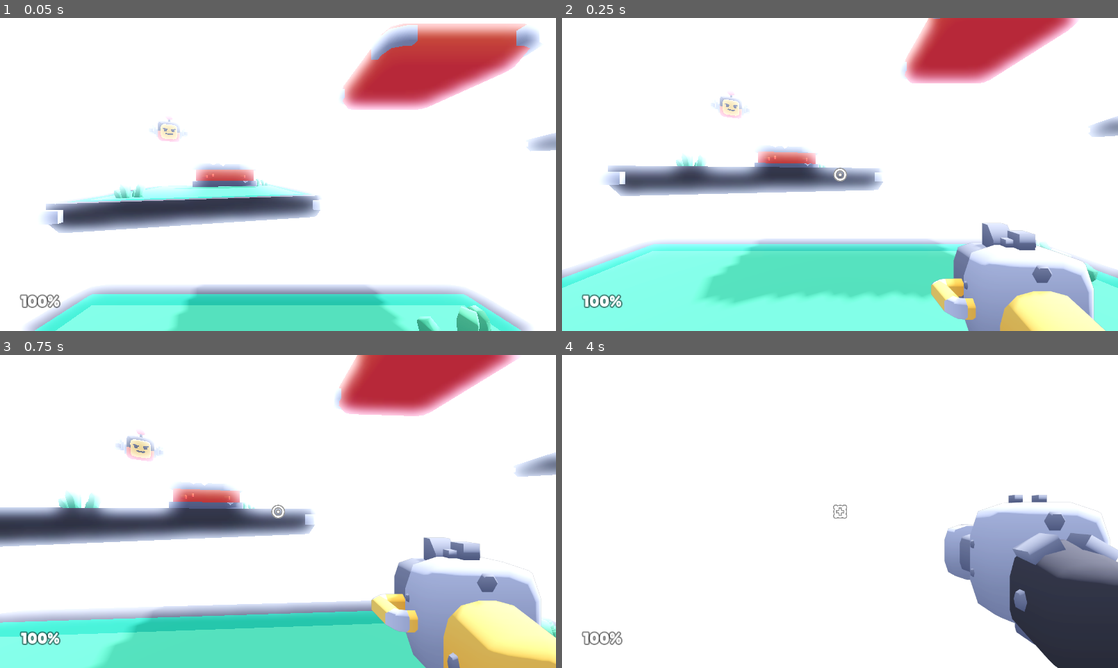
Above: before the commit, frames 1-4 (two rows, left to right).
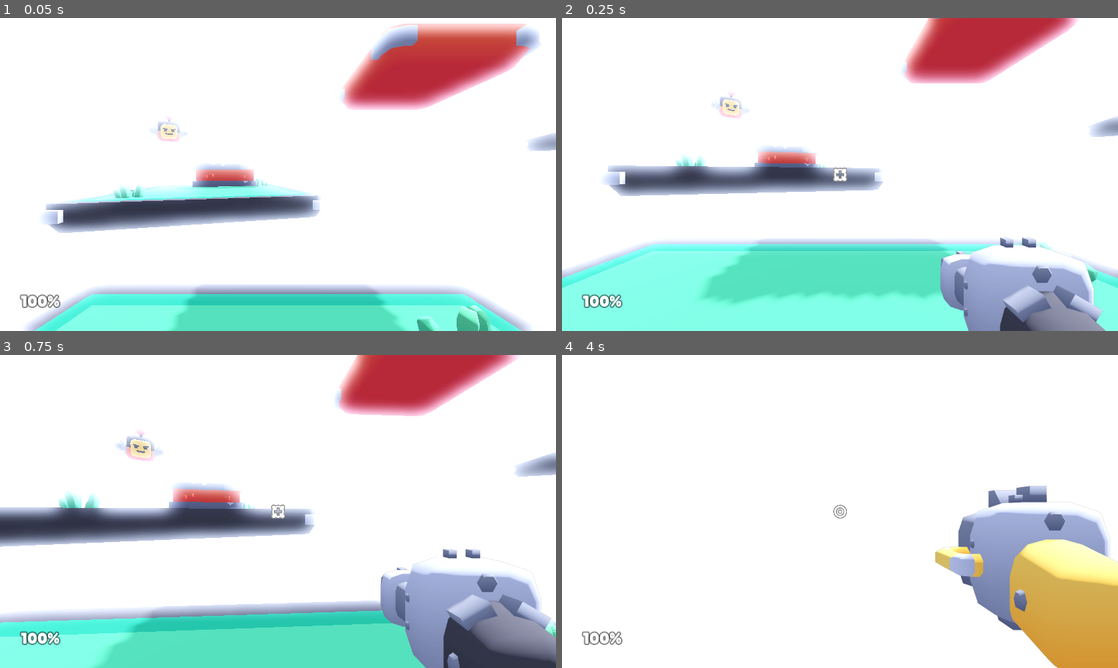
Above: after the commit, the same moments.

Repository: marcospb19/firestone
Game: Godot game, scene res://src/scenes/main.tscn
The game is run twice, just before and just after one commit, with the same random seed, the same clock (stepped at 60 frames per second) and the same inputs.
Inputs (mouse positions are in pixels of both pictures, inside the frame that each line leads up to):
- Up to frame 1 (0.05 s): no input
- Up to frame 2 (0.25 s): no input
- Up to frame 3 (0.75 s): move the mouse to (305, 511) at 0.52 s; hold W (move_forward) from 0.53 s (still down); click (305, 511) at 0.6 s
- Up to frame 4 (4 s): keep holding W (move_forward); tap Space (jump) at 0.77, 1.52, 3.02, 3.77 s; move the mouse to (812, 511) at 1.27 s; tap Q (weapon_toggle) at 1.35, 2.85 s; move the mouse to (851, 505) at 2.02 s; click (851, 505) at 2.1 s; move the mouse to (834, 517) at 2.77 s; move the mouse to (878, 514) at 3.52 s; click (878, 514) at 3.6 s

Frame 1 is identical in both runs. In frame 2, 3.8% of the frame differs, in the area x 48-98%, y 47-100%; in frame 3, 5.6%; in frame 4, 8.7%, in the area x 48-100%, y 41-100%.

Commit message:
refac guns

Diff:
--- a/src/resources/blaster-repeater.tres
+++ b/src/resources/blaster-repeater.tres
@@ -1,19 +1,18 @@
 [gd_resource type="Resource" script_class="Weapon" load_steps=5 format=3 uid="uid://cu2gtxlcmbb34"]
 
-[ext_resource type="Script" path="res://src/scripts/weapon.gd" id="1_l1atd"]
-[ext_resource type="Texture2D" uid="uid://ce3lgq7foiusl" path="res://assets/sprites/crosshair-repeater.png" id="1_rhdjb"]
-[ext_resource type="PackedScene" uid="uid://dd3oln1ucgqpd" path="res://assets/models/blaster-repeater.glb" id="2_bvn0m"]
-[ext_resource type="AudioStream" uid="uid://csdsvg0nh35id" path="res://assets/sounds/blaster_repeater.ogg" id="4_pa5qs"]
+[ext_resource type="Texture2D" uid="uid://ce3lgq7foiusl" path="res://assets/sprites/crosshair-repeater.png" id="1_2tecc"]
+[ext_resource type="PackedScene" uid="uid://dd3oln1ucgqpd" path="res://assets/models/blaster-repeater.glb" id="2_f3kcv"]
+[ext_resource type="Script" path="res://src/scripts/weapon.gd" id="3_qev2x"]
+[ext_resource type="AudioStream" uid="uid://csdsvg0nh35id" path="res://assets/sounds/blaster_repeater.ogg" id="4_i70yh"]
 
 [resource]
-script = ExtResource("1_l1atd")
-model = ExtResource("2_bvn0m")
+script = ExtResource("3_qev2x")
+model = ExtResource("2_f3kcv")
 position = Vector3(0, 0, 0)
-rotation = Vector3(0, 180, 0)
+rotation = Vector3(0, 0, 0)
 muzzle_position = Vector3(0.1, -0.4, 1.5)
 cooldown = 0.1
-damage = 10.0
-spread = 0.5
-shot_count = 1
-sound_shoot = ExtResource("4_pa5qs")
-crosshair = ExtResource("1_rhdjb")
+damage = 25.0
+sound_shoot = ExtResource("4_i70yh")
+volume_db = -2
+crosshair = ExtResource("1_2tecc")
--- a/src/resources/blaster.tres
+++ b/src/resources/blaster.tres
@@ -1,19 +1,18 @@
 [gd_resource type="Resource" script_class="Weapon" load_steps=5 format=3 uid="uid://c56y8pqoyk15f"]
 
-[ext_resource type="Texture2D" uid="uid://2jld33y6h5pq" path="res://assets/sprites/crosshair.png" id="1_bo2kb"]
-[ext_resource type="Script" path="res://src/scripts/weapon.gd" id="2_107w7"]
-[ext_resource type="PackedScene" uid="uid://b2p7bbkuxf7m" path="res://assets/models/blaster.glb" id="2_ddmxj"]
-[ext_resource type="AudioStream" uid="uid://dkftljsbdhwng" path="res://assets/sounds/blaster.ogg" id="4_oenln"]
+[ext_resource type="Texture2D" uid="uid://2jld33y6h5pq" path="res://assets/sprites/crosshair.png" id="1_8e4lk"]
+[ext_resource type="PackedScene" uid="uid://b2p7bbkuxf7m" path="res://assets/models/blaster.glb" id="2_ytn7n"]
+[ext_resource type="Script" path="res://src/scripts/weapon.gd" id="3_iphlx"]
+[ext_resource type="AudioStream" uid="uid://dkftljsbdhwng" path="res://assets/sounds/blaster.ogg" id="4_ikmkb"]
 
 [resource]
-script = ExtResource("2_107w7")
-model = ExtResource("2_ddmxj")
+script = ExtResource("3_iphlx")
+model = ExtResource("2_ytn7n")
 position = Vector3(0, 0, 0)
-rotation = Vector3(0, 180, 0)
+rotation = Vector3(0, 0, 0)
 muzzle_position = Vector3(0.1, -0.4, 1.5)
-cooldown = 0.25
-damage = 25.0
-spread = 1.0
-shot_count = 3
-sound_shoot = ExtResource("4_oenln")
-crosshair = ExtResource("1_bo2kb")
+cooldown = 0.01
+damage = 2.5
+sound_shoot = ExtResource("4_ikmkb")
+volume_db = -13
+crosshair = ExtResource("1_8e4lk")
--- a/src/scenes/player.tscn
+++ b/src/scenes/player.tscn
@@ -14,7 +14,7 @@
 [node name="Player" type="CharacterBody3D"]
 transform = Transform3D(1, 0, 0, 0, 1, 0, 0, 0, 1, 0, 0.5, 0)
 script = ExtResource("1_ffboj")
-weapons = Array[Resource("res://src/scripts/weapon.gd")]([ExtResource("3_kr4p8"), ExtResource("2_6epbw")])
+weapons = Array[Resource("res://src/scripts/weapon.gd")]([ExtResource("2_6epbw"), ExtResource("3_kr4p8")])
 
 [node name="Collider" type="CollisionShape3D" parent="."]
 transform = Transform3D(1, 0, 0, 0, 1, 0, 0, 0, 1, 0, 0.55, 0)
--- a/src/scripts/audio.gd
+++ b/src/scripts/audio.gd
@@ -8,7 +8,6 @@
 func _ready():
 	for i in AUDIO_PLAYER_COUNT:
 		var player = AudioStreamPlayer.new()
-		player.volume_db = -25
 		audio_players.append(player)
 		self.add_child(player)
 
@@ -24,9 +23,10 @@
 	play(sound)
 
 
-func play(sound: Resource):
+func play(sound: Resource, volume_modifier := 0):
 	var player = audio_players[next_player_index]
 	player.stream = sound
+	player.volume_db = -25 + volume_modifier
 	player.pitch_scale = randf_range(0.9, 1.1)
 	player.play()
 	next_player_index = wrapi(next_player_index + 1, 0, AUDIO_PLAYER_COUNT)
--- a/src/scripts/enemy.gd
+++ b/src/scripts/enemy.gd
@@ -2,7 +2,7 @@
 
 @export var player: Node3D
 
-var health := 100
+var health := 1000
 var time := 0.0
 var destroyed := false
 
--- a/src/scripts/player.gd
+++ b/src/scripts/player.gd
@@ -145,7 +145,8 @@
 
 func handle_action_shoot():
 	if Input.is_action_pressed("shoot") and blaster_cooldown.is_stopped():
-		Audio.play(weapon.sound_shoot)
+		blaster_cooldown.start(weapon.cooldown)
+		Audio.play(weapon.sound_shoot, weapon.volume_db)
 
 		# Reset muzzle animation
 		muzzle.play()
@@ -156,16 +157,12 @@
 		# this it's not explained by acceleration changes, disrespecting inertia
 		muzzle.position = container.position - weapon.muzzle_position
 
-		blaster_cooldown.start(weapon.cooldown)
-
-		# Shoot the weapon, amount based on shot count
-		for n in weapon.shot_count:
-			# BUG: I can hit enemies through walls
-			raycast.force_raycast_update()
-
-			if !raycast.is_colliding():
-				continue  # Don't create impact when raycast didn't hit
-
+
+		# BUG: I can hit enemies through walls
+		raycast.force_raycast_update()
+
+		# hitreg
+		if raycast.is_colliding():
 			var collider = raycast.get_collider()
 
 			# Hitting an enemy
@@ -173,6 +170,7 @@
 				collider.damage(weapon.damage)
 
 			# Creating an impact animation
+			# BUG: impact is almost always a bit off-target
 			var impact = preload("res://src/scenes/impact.tscn")
 			var impact_instance = impact.instantiate()
 			impact_instance.play("shot")
@@ -180,7 +178,7 @@
 			self.get_tree().root.add_child(impact_instance)
 
 			impact_instance.position = (
-				raycast.get_collision_point() + (raycast.get_collision_normal() / 10)
+				raycast.get_collision_point() + raycast.get_collision_normal() / 10
 			)
 			impact_instance.look_at(camera.global_transform.origin, Vector3.UP, true)
 
@@ -216,7 +214,8 @@
 	container.add_child(weapon_model)
 
 	weapon_model.position = weapon.position
-	weapon_model.rotation_degrees = weapon.rotation
+	# Weapon assets are upside down for some reason so rotate em
+	weapon_model.rotation_degrees = Vector3(0, 180, 0)
 
 	# Step 3. Set model to only render on layer 2 (the weapon camera)
 	for child in weapon_model.find_children("*", "MeshInstance3D"):
--- a/src/scripts/weapon.gd
+++ b/src/scripts/weapon.gd
@@ -3,15 +3,20 @@
 extends Resource
 
 @export_subgroup("Model")
-@export var model: PackedScene  # Model of the weapon
-@export var position: Vector3  # On-screen position
-@export var rotation: Vector3  # On-screen rotation
-@export var muzzle_position: Vector3  # On-screen position of muzzle flash
-@export_subgroup("Properties")
-@export_range(0.1, 1) var cooldown: float = 0.1  # Firerate
-@export_range(0, 100) var damage: float  # Damage per hit
-@export_range(1, 5) var shot_count: int = 1  # Amount of shots
+@export var model: PackedScene  ## Model of the weapon
+@export var position: Vector3  ## On-screen position
+@export var rotation: Vector3  ## On-screen rotation
+@export var muzzle_position: Vector3  ## On-screen position of muzzle flash
+
+@export_subgroup("Stats")
+@export_range(0.01, 1) var cooldown: float = 0.1  ## Firerate
+@export_range(0, 100) var damage: float  ## Damage per hit
+# TASK: reimplement ashotguns
+# @export_range(1, 5) var shot_count: int = 1  ## Amount of shots
+
 @export_subgroup("Sounds")
-@export var sound_shoot: Resource  # Sound resource
+@export var sound_shoot: Resource  ## Audio to play
+@export_range(-30, 30) var volume_db: int  ## Volume adjustment
+
 @export_subgroup("Crosshair")
-@export var crosshair: Texture2D  # Image of crosshair on-screen
+@export var crosshair: Texture2D  ## Image of crosshair on-screen
